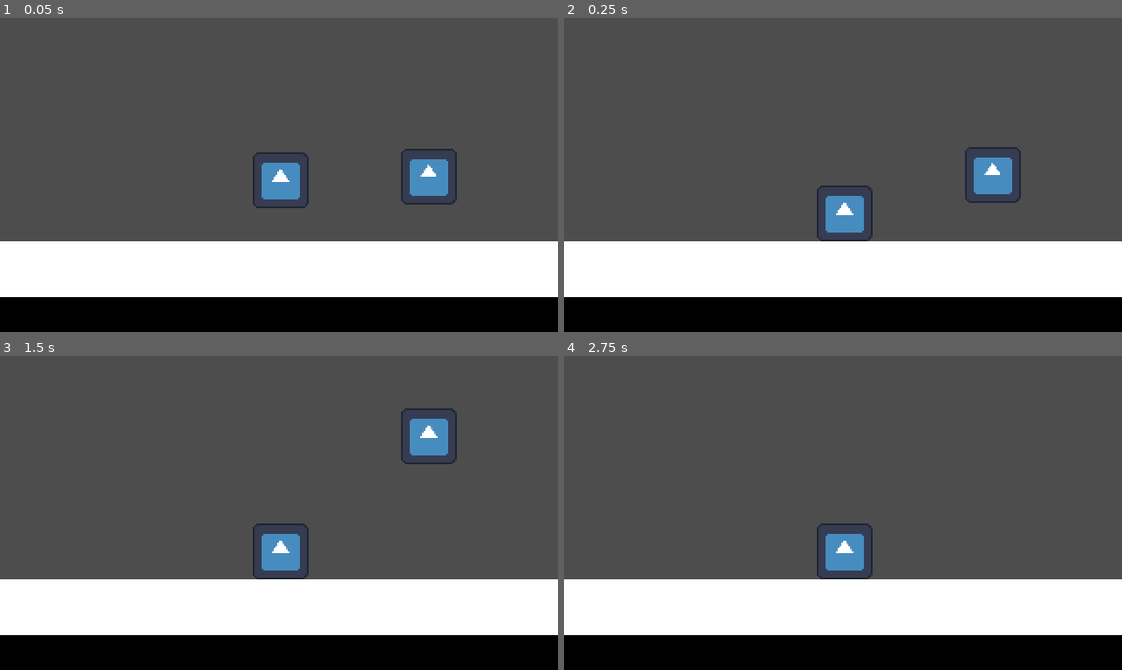
Above: before the commit, frames 1-4 (two rows, left to right).
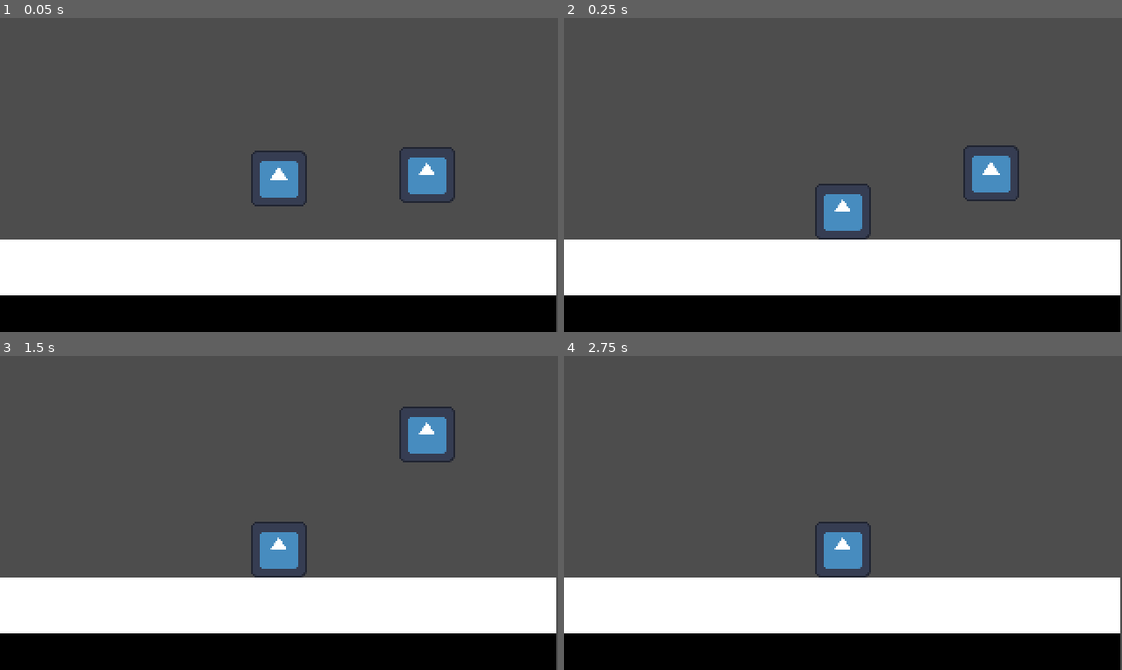
Above: after the commit, the same moments.

Repository: YhagoTomasini/BUbbling_Up
Game: Godot game, scene res://level/level.tscn
Same seed, same stepped clock (60 frames per second), same inputs: the game is played once before the commit and once after it. The engine's default icon, where the game draws it, is replaced by a stand-in: a white triangle on a blue panel in a dark square.
Inputs:
- Up to frame 1 (0.05 s): no input
- Up to frame 2 (0.25 s): no input
- Up to frame 3 (1.5 s): hold D (right, bound only before the commit) from 0.53 s (still down)
- Up to frame 4 (2.75 s): release D (right, bound only before the commit) at 2.03 s; hold A (left, bound only before the commit) from 2.03 s (still down)

The runs differ from the first frame. In frame 1, 2.3% of the frame differs, in the area x 0-100%, y 41-100%; in frame 2, 2.3%; in frame 3, 2.3%; in frame 4, 1.7%.
Error before the commit: Parse Error: Class "PlayerWalk" hides a global script class. (res://player/scripts/stateMachine/states/playerWalk.gd:1)

Commit message:
folder stuff

Diff:
--- a/bubble/bubble.tscn
+++ b/bubble/bubble.tscn
@@ -1,6 +1,6 @@
 [gd_scene load_steps=5 format=3 uid="uid://bjkpdgocrjw"]
 
-[ext_resource type="Script" path="res://bubble/bubble.gd" id="1_lcrgs"]
+[ext_resource type="Script" path="res://bubble/scripts/bubble.gd" id="1_lcrgs"]
 [ext_resource type="Texture2D" uid="uid://elysc3etitwg" path="res://assets/icon.svg" id="2_kff4k"]
 [ext_resource type="PackedScene" uid="uid://di4smmqejy1rs" path="res://bubble/floatComponent.tscn" id="3_y01sx"]
 
--- a/bubble/floatComponent.tscn
+++ b/bubble/floatComponent.tscn
@@ -1,6 +1,6 @@
 [gd_scene load_steps=2 format=3 uid="uid://di4smmqejy1rs"]
 
-[ext_resource type="Script" path="res://bubble/float_component.gd" id="1_xpw4m"]
+[ext_resource type="Script" path="res://bubble/scripts/float_component.gd" id="1_xpw4m"]
 
 [node name="FloatComponent" type="Node"]
 script = ExtResource("1_xpw4m")
--- a/player/gravityComponent.tscn
+++ b/player/gravityComponent.tscn
@@ -1,6 +1,6 @@
 [gd_scene load_steps=2 format=3 uid="uid://d1cqsgmx3cfk3"]
 
-[ext_resource type="Script" path="res://player/gravityComponent.gd" id="1_tkqul"]
+[ext_resource type="Script" path="res://player/scripts/gravityComponent.gd" id="1_tkqul"]
 
 [node name="GravityComponent" type="Node"]
 script = ExtResource("1_tkqul")
--- a/player/player.tscn
+++ b/player/player.tscn
@@ -1,33 +1,28 @@
-[gd_scene load_steps=8 format=3 uid="uid://dbrw2tmrd27fh"]
+[gd_scene load_steps=6 format=3 uid="uid://dbrw2tmrd27fh"]
 
 [ext_resource type="PackedScene" uid="uid://d1cqsgmx3cfk3" path="res://player/gravityComponent.tscn" id="2_fckxe"]
 [ext_resource type="Script" path="res://player/scripts/player.gd" id="2_hhaak"]
 [ext_resource type="Texture2D" uid="uid://elysc3etitwg" path="res://assets/icon.svg" id="3_r4x10"]
-[ext_resource type="Script" path="res://player/scripts/stateMachine/stateMachine.gd" id="4_j1pb4"]
-[ext_resource type="Script" path="res://player/scripts/stateMachine/states/playerWalk.gd" id="5_q1e0n"]
-[ext_resource type="Script" path="res://player/scripts/stateMachine/states/playerIdle.gd" id="6_vqnh3"]
+
+[sub_resource type="GDScript" id="GDScript_17kjt"]
 
 [sub_resource type="CapsuleShape2D" id="CapsuleShape2D_12g20"]
 height = 32.0
 
-[node name="playerCharacter" type="CharacterBody2D" node_paths=PackedStringArray("gravityComponent")]
+[node name="playerScene" type="Node2D"]
+script = SubResource("GDScript_17kjt")
+
+[node name="Camera2D" type="Camera2D" parent="."]
+
+[node name="player" type="CharacterBody2D" parent="." node_paths=PackedStringArray("gravityComponent")]
 script = ExtResource("2_hhaak")
 gravityComponent = NodePath("GravityComponent")
 
-[node name="Sprite2D" type="Sprite2D" parent="."]
+[node name="Sprite2D" type="Sprite2D" parent="player"]
 scale = Vector2(0.25, 0.25)
 texture = ExtResource("3_r4x10")
 
-[node name="CollisionShape2D" type="CollisionShape2D" parent="."]
+[node name="CollisionShape2D" type="CollisionShape2D" parent="player"]
 shape = SubResource("CapsuleShape2D_12g20")
 
-[node name="GravityComponent" parent="." instance=ExtResource("2_fckxe")]
-
-[node name="StateMachine" type="Node" parent="."]
-script = ExtResource("4_j1pb4")
-
-[node name="PlayerIdle" type="Node" parent="StateMachine"]
-script = ExtResource("6_vqnh3")
-
-[node name="PlayerWalk" type="Node" parent="StateMachine"]
-script = ExtResource("5_q1e0n")
+[node name="GravityComponent" parent="player" instance=ExtResource("2_fckxe")]
--- a/player/scripts/player.gd
+++ b/player/scripts/player.gd
@@ -1,10 +1,9 @@
-class_name PlayerCharacter extends CharacterBody2D
+extends CharacterBody2D
 
-var input_direction = Vector2.ZERO
-@export var speed: float = 200
 @export_subgroup("Nodes")
 @export var gravityComponent: GravityComponent
 
 func _physics_process(delta: float) -> void:
 	gravityComponent.handleGravity(self, delta)
+
 	move_and_slide()
--- a/project.godot
+++ b/project.godot
@@ -25,19 +25,6 @@
 window/canvas_textures/default_texture_filter=1
 window/snap/snap_2d_transforms_to_pixel=true
 
-[input]
-
-left={
-"deadzone": 0.5,
-"events": [null, Object(InputEventKey,"resource_local_to_scene":false,"resource_name":"","device":-1,"window_id":0,"alt_pressed":false,"shift_pressed":false,"ctrl_pressed":false,"meta_pressed":false,"pressed":false,"keycode":0,"physical_keycode":65,"key_label":0,"unicode":97,"location":0,"echo":false,"script":null)
-]
-}
-right={
-"deadzone": 0.5,
-"events": [Object(InputEventKey,"resource_local_to_scene":false,"resource_name":"","device":-1,"window_id":0,"alt_pressed":false,"shift_pressed":false,"ctrl_pressed":false,"meta_pressed":false,"pressed":false,"keycode":0,"physical_keycode":68,"key_label":0,"unicode":100,"location":0,"echo":false,"script":null)
-]
-}
-
 [rendering]
 
 textures/canvas_textures/default_texture_filter=0
--- a/scenes/game.gd
+++ b/scenes/game.gd
@@ -1,23 +1 @@
-class_name PlayerWalk extends PlayerState
-
-func enter() -> void:
-	player.animation_state_machine.set_anim(player.animations.WALK)
-
-func physics_update(delta: float) -> void:
-	var input_direction = Input.get_vector("left", "right")
-	if (input_direction == Vector2.ZERO):
-		transition.emit(self, IDLE)
-	else:
-		player.input_direction = input_direction
-		if (player.animations):
-			player.animation_state_machine.update_blendspaces(player.input_direction)
-		player.target_move_vector = player.input_direction.normalized() * player.move_speed
-		player.current_move_vector = player.target_move_vector.lerp(player.current_move_vector, 0.5 ** (player.MOVE_SMOOTH_FACTOR * delta))
-		player.velocity = player.current_move_vector
-		if player.secondary_velocity.length() > 0:
-			player.velocity += player.secondary_velocity
-
-		player.velocity = Util.vec2_scale_y(player.velocity, 0.71)
-		player.move_and_slide()
-		if Input.is_action_just_pressed("jump") && player.jump_regen >= player.dash_cooldown:
-			transition.emit(self, JUMP)
+extends Node
Renamed: bubble/bubble.gd -> bubble/scripts/bubble.gd
Renamed: bubble/float_component.gd -> bubble/scripts/float_component.gd
Renamed: player/gravityComponent.gd -> player/scripts/gravityComponent.gd
